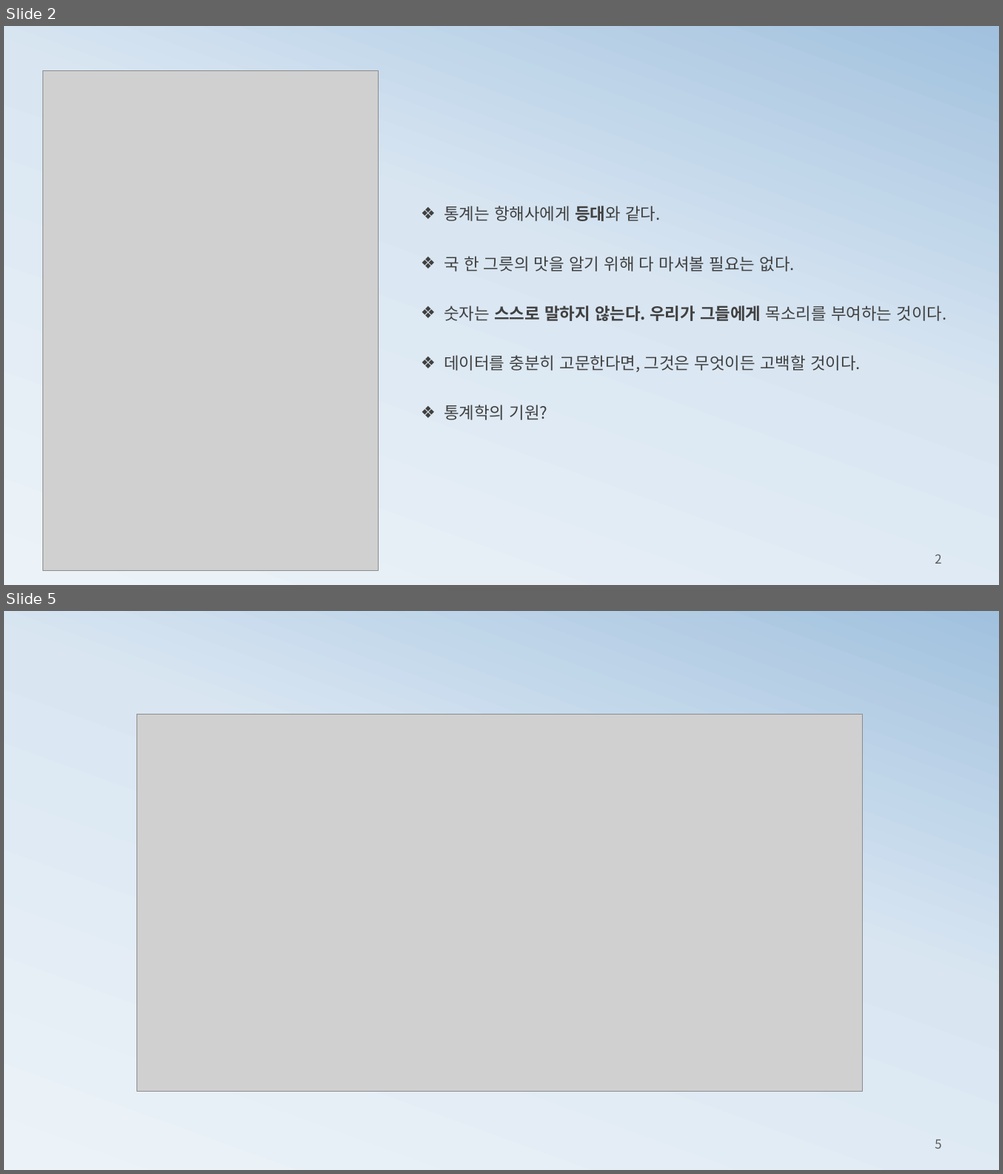
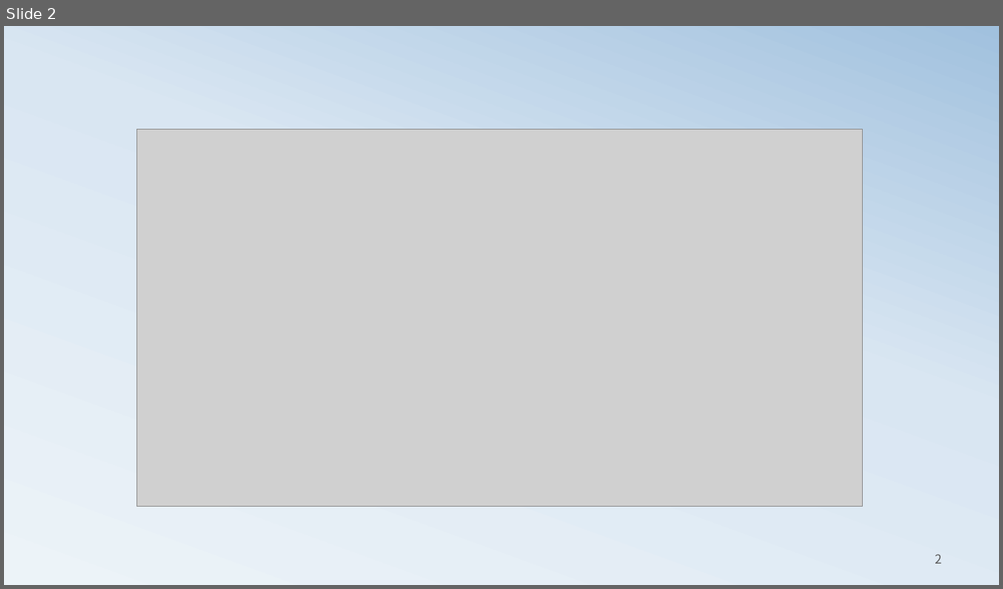
Before and after one commit to ancestor9/mathematics-for-machine-learning, a slide deck: 1_statistics for machine learning.pptx. Shown one above the other, each under a label of ours: slides 2 and 5 before the commit, slide 2 after it; the slides between them are not shown. The pictures are 1003x1174 and 1003x589 pixels, drawn with LibreOffice and Linux fonts; fonts in the diff are those of the drawing; grey boxes stand for pictures. Boxes give left, top, right and bottom in pixels: in the first picture for what was removed or moved away, otherwise in the second. Text is boxed around its words. In the diff, an @@ line names an element or a change of style, - is before the commit and + after.

```diff
--- a/1_statistics for machine learning.pptx
+++ b/1_statistics for machine learning.pptx
@@ slide 2 removed at <box>4,26,999,585</box>, background gradient #ECF3F8 to #D9E6F2 to #A1C1DE @@
@@ picture removed at <box>42,70,378,571</box> @@
@@ text removed at <box>444,206,947,420</box> @@
-❖ 통계는 항해사에게 등대와 같다.
-❖ 국 한 그릇의 맛을 알기 위해 다 마셔볼 필요는 없다.
-❖ 숫자는 스스로 말하지 않는다. 우리가 그들에게 목소리를 부여하는 것이다.
-❖ 데이터를 충분히 고문한다면, 그것은 무엇이든 고백할 것이다.
-❖ 통계학의 기원?
@@ page number removed at <box>934,554,941,564</box> @@
-2
@@ what was slide 5 is now slide 2 @@
@@ page number at <box>934,554,941,564</box>: text changed @@
-5
+2
```
Also in this commit, not shown: 5 slides changed, 4 slides added, 10 other slides removed.
